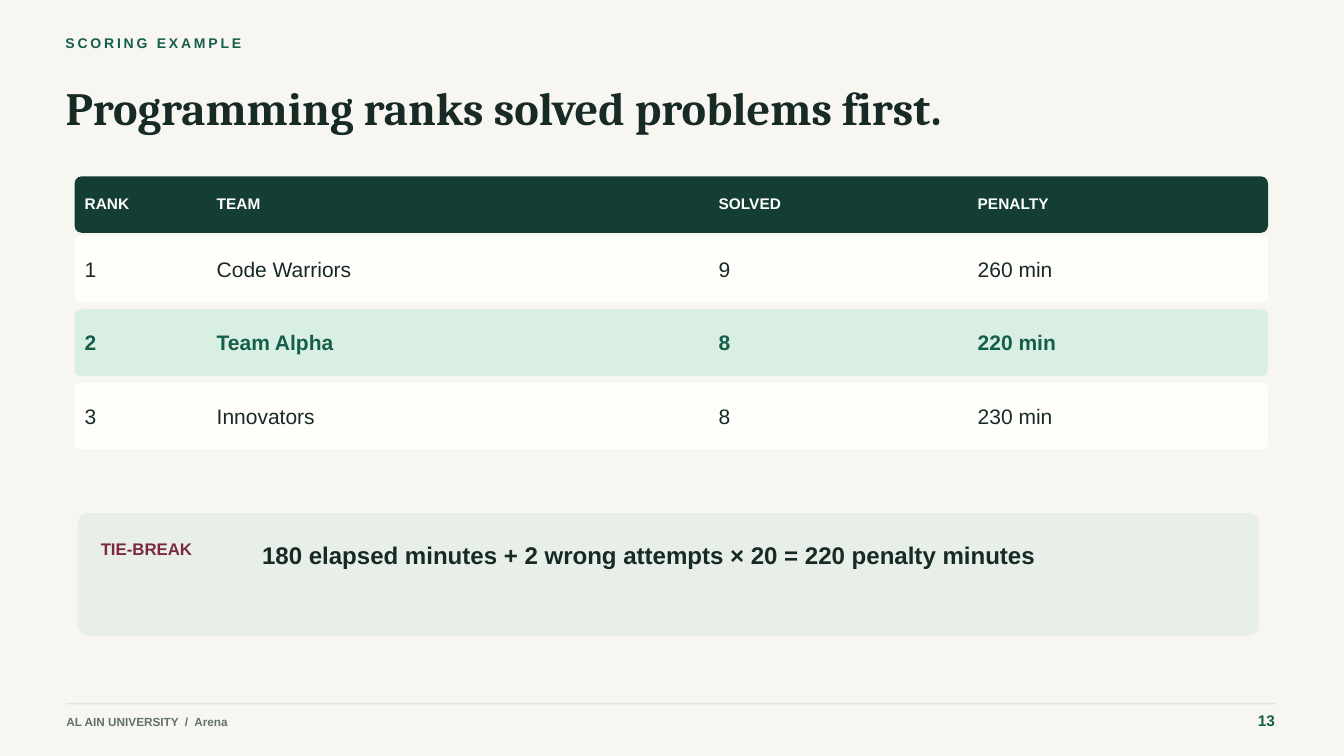
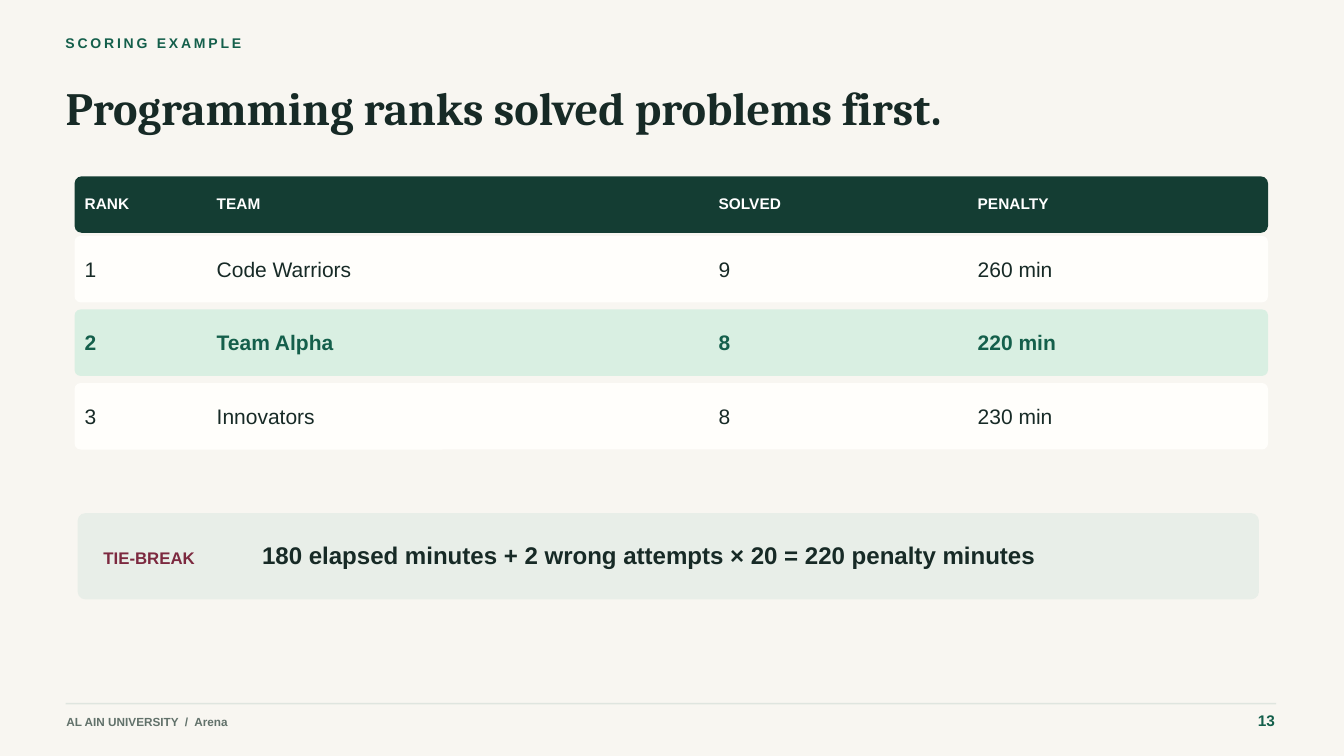
Before and after one commit to V1R3S/OOAD_CCMS, a slide deck: slide 14 of presentation/Arena-presentation.pptx (slide 13 before the commit). Drawn at 1344x756 pixels with LibreOffice and Linux fonts; fonts in the diff are those of the drawing. Boxes give left, top, right and bottom in pixels: in the first picture for what was removed or moved away, otherwise in the second. Text is boxed around its words. In the diff, an @@ line names an element or a change of style, - is before the commit and + after.

```diff
--- a/presentation/Arena-presentation.pptx
+++ b/presentation/Arena-presentation.pptx
@@ rounded rectangle: place and size @@
-rounded rectangle at bbox=[78, 513, 1259, 636]
+rounded rectangle at bbox=[78, 513, 1259, 600]
@@ text "TIE-BREAK": place and size @@
-text "TIE-BREAK" at bbox=[101, 543, 192, 555]
+text "TIE-BREAK" at bbox=[103, 552, 194, 564]
```
Also in this commit, not shown: 3 other slides changed, 1 slide added, 4 slides removed, 18 other files.
